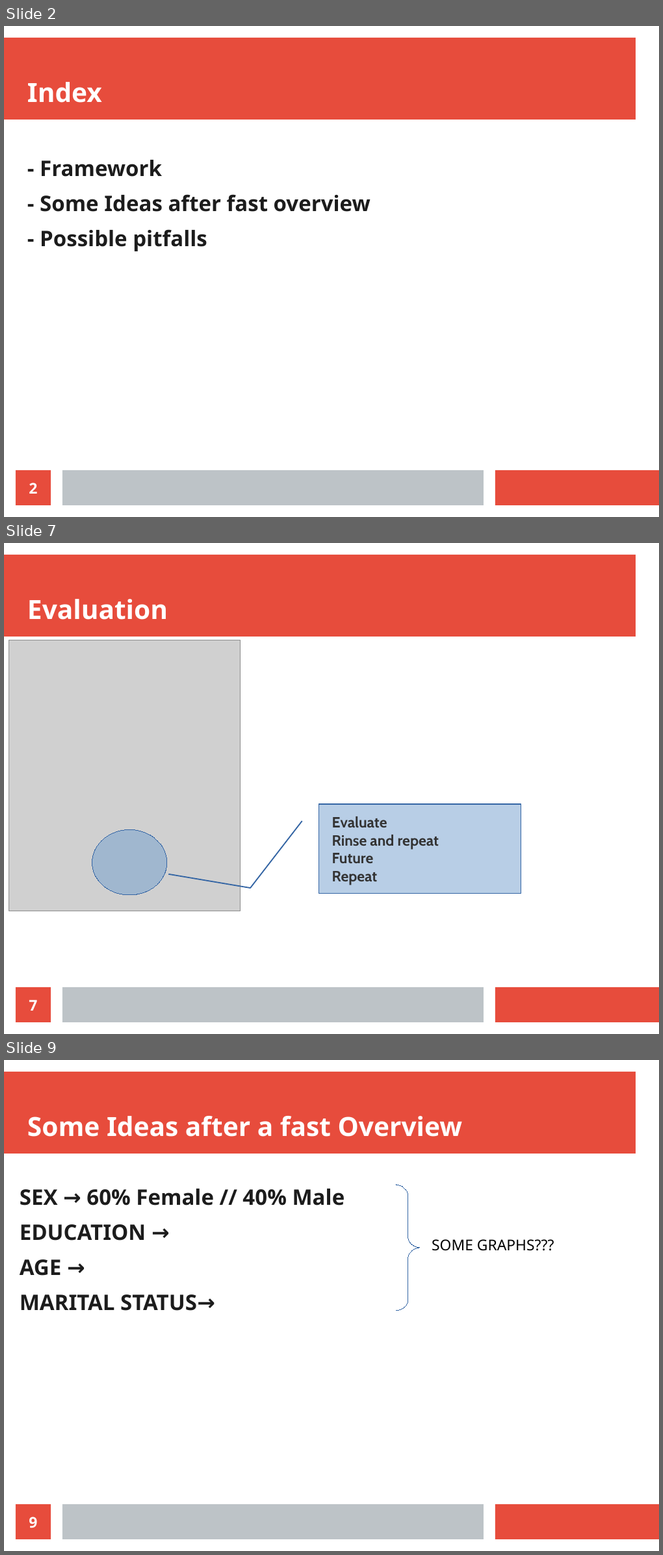
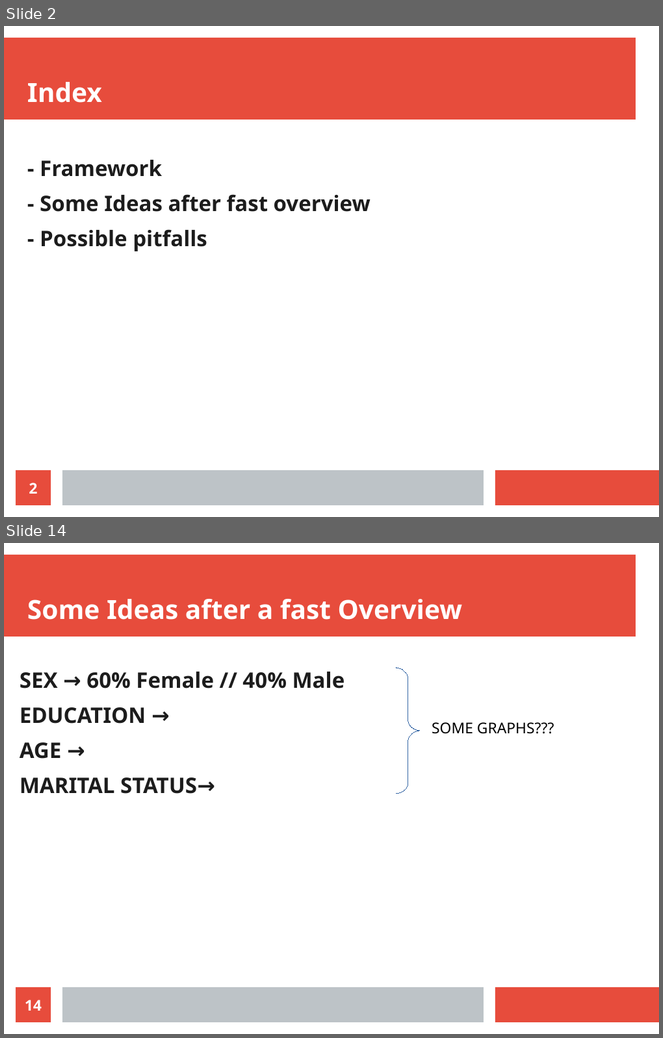
Before and after one commit to alefbenages/CrediOne, a slide deck: Presentation.odp. Shown one above the other, each under a label of ours: slides 2, 7 and 9 before the commit, slides 2 and 14 after it; the slides between them are not shown. The pictures are 663x1555 and 663x1038 pixels, drawn with LibreOffice and Linux fonts; fonts in the diff are those of the drawing; grey boxes stand for pictures. Boxes give left, top, right and bottom in pixels: in the first picture for what was removed or moved away, otherwise in the second. Text is boxed around its words. In the diff, an @@ line names an element or a change of style, - is before the commit and + after.

```diff
--- a/Presentation.odp
+++ b/Presentation.odp
@@ slide 7 removed at box(4, 543, 659, 1034), background #FFFFFF; not listed: 3 template elements that a slide beside it also shows @@
@@ title removed at box(27, 599, 168, 620) @@
-Evaluation
@@ picture removed at box(9, 641, 241, 912) @@
@@ border callout removed at box(319, 804, 521, 894) @@
@@ ellipse removed at box(92, 830, 167, 895) @@
@@ text removed at box(332, 817, 439, 886) @@
-Evaluate
-Rinse and repeat
-Future
-Repeat
@@ page number removed at box(16, 988, 51, 1023) @@
-7
@@ what was slide 9 is now slide 14 @@
@@ page number at box(25, 1000, 42, 1011): text changed @@
-9
+14
```
Also in this commit, not shown: 5 slides changed, 7 slides added, 3 other slides removed, 19 other files.
